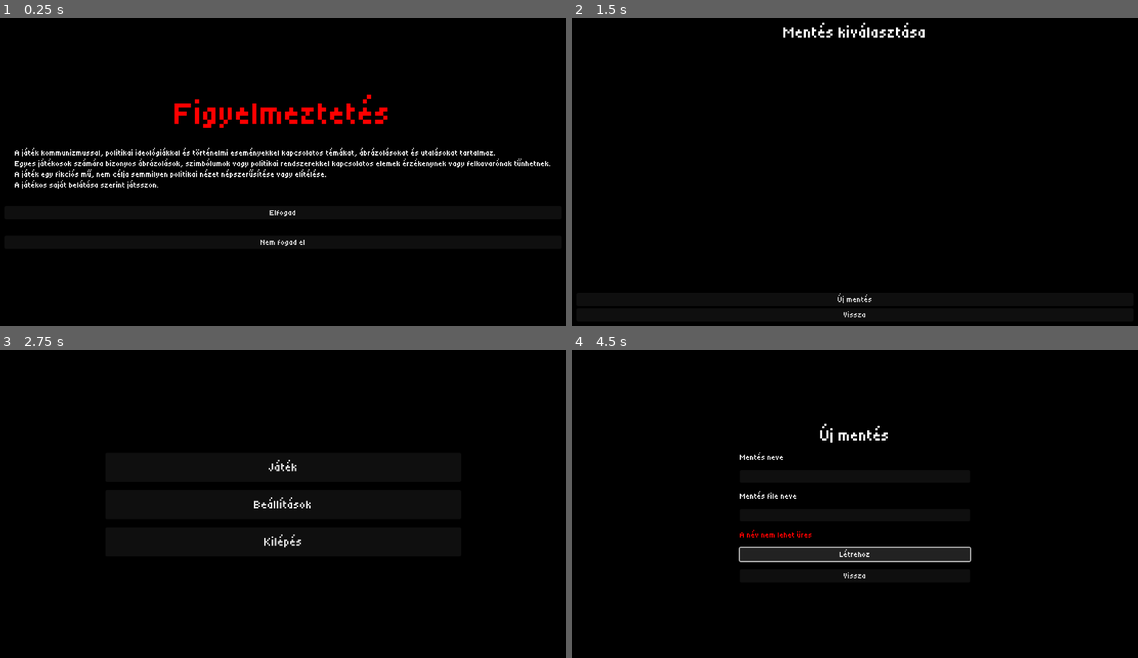
Above: before the commit, frames 1-4 (two rows, left to right).
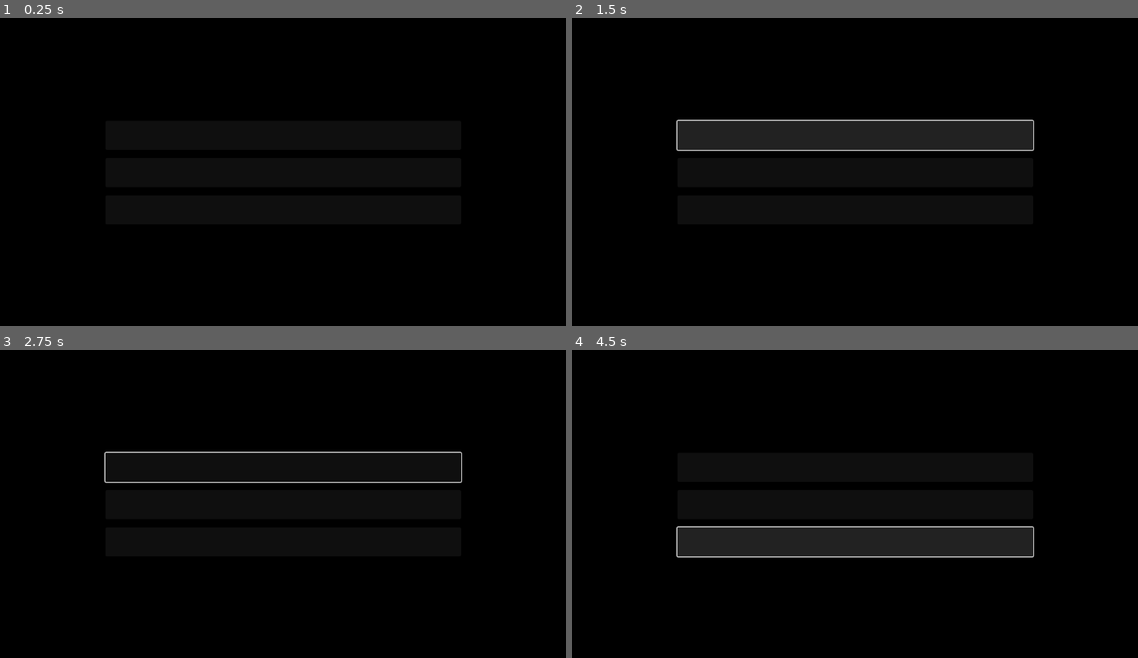
Above: after the commit, the same moments.

Repository: szsolt0/SzakGyak
Game: Godot game, scene res://scenes/menu/main_menu.tscn
Same seed, same stepped clock (60 frames per second), same inputs: the game is played once before the commit and once after it.
Inputs (mouse positions are in pixels of both pictures, inside the frame that each line leads up to):
- Up to frame 1 (0.25 s): no input
- Up to frame 2 (1.5 s): click (855, 212) at 0.5 s, where only the run before the commit has a clickable "Elfogad"; click (855, 135) at 1.25 s
- Up to frame 3 (2.75 s): click (283, 645) at 2 s, where only the run before the commit has a clickable "Vissza"
- Up to frame 4 (4.5 s): click (855, 467) at 2.75 s; click (855, 630) at 3.5 s, where only the run before the commit has a clickable "Új mentés"; click (855, 553) at 4.25 s, where only the run before the commit has a clickable "Létrehoz"

The runs differ from the first frame. In frame 1, 3.7% of the frame differs, in the area x 2-98%, y 24-75%; in frame 2, 7.0%, in the area x 18-82%, y 1-98%; in frame 3, 1.0%; in frame 4, 6.5%.
Error after the commit: Parse Error: Identifier "BgMusic" not declared in the current scope. (res://scenes/menu/main_menu.gd:19)

Commit message:
menu/hud improvements

Diff:
--- a/scenes/menu/hud.gd
+++ b/scenes/menu/hud.gd
@@ -5,8 +5,6 @@
 
 const Player := preload("res://scripts/player.gd")
 const Family := preload("res://scripts/family.gd")
-const HudEntryPlayer := preload("res://scenes/menu/hud_entry_player.gd")
-const HudEntryFamily := preload("res://scenes/menu/hud_entry_family.gd")
 
 @onready var hud := $Root
 @onready var hud_tabs := $Root/Tabs
--- a/scenes/menu/hud.tscn
+++ b/scenes/menu/hud.tscn
@@ -15,22 +15,27 @@
 
 [node name="Player" type="Button" parent="Root/Tabs"]
 layout_mode = 2
+focus_mode = 0
 text = "PLAYER"
 
 [node name="F1" type="Button" parent="Root/Tabs"]
 layout_mode = 2
+focus_mode = 0
 text = "F1"
 
 [node name="F2" type="Button" parent="Root/Tabs"]
 layout_mode = 2
+focus_mode = 0
 text = "F2"
 
 [node name="F3" type="Button" parent="Root/Tabs"]
 layout_mode = 2
+focus_mode = 0
 text = "F3"
 
 [node name="UpDown" type="Button" parent="Root/Tabs"]
 layout_mode = 2
+focus_mode = 0
 text = "^"
 
 [node name="ColorRect" type="ColorRect" parent="Root"]
--- a/scenes/menu/hud_entry_player.gd
+++ b/scenes/menu/hud_entry_player.gd
@@ -9,8 +9,8 @@
 @onready var alcohol_bar: ProgressBar = $Stats/AlcoholBar
 @onready var reputation_bar: ProgressBar = $Stats/ReputationBar
 @onready var money_bar: Label = $Stats/MoneyBar
-@onready var bread_bar: ProgressBar = $Stats/BreadBar
-@onready var vodka_bar: ProgressBar = $Stats/VodkaBar
+@onready var bread_bar: Label = $Stats/BreadBar
+@onready var vodka_bar: Label = $Stats/VodkaBar
 
 func _load_translations() -> void:
 	$Stats/HungerLabel.text = tr(&"HUD_ENTRY_HUNGER")
@@ -30,7 +30,6 @@
 
 # Hunger
 func set_hunger(val: int) -> void:
-	print("updateing hunger: ", val)
 	hunger_bar.value = val
 
 func get_hunger() -> int:
@@ -59,21 +58,21 @@
 
 # Money
 func set_money(val: int) -> void:
-	money_bar.text = String.num_int64(val) + " $"
+	money_bar.text = String.num_int64(val) + &" $"
 
 func get_money() -> int:
 	return money_bar.value as int
 
 # Bread
 func set_bread(val: int) -> void:
-	bread_bar.value = val
+	bread_bar.text = String.num_int64(val)
 
 func get_bread() -> int:
 	return bread_bar.value as int
 
 # Vodka
 func set_vodka(val: int) -> void:
-	vodka_bar.value = val
+	vodka_bar.text = String.num_int64(val)
 
 func get_vodka() -> int:
 	return vodka_bar.value as int
--- a/scenes/menu/hud_entry_player.tscn
+++ b/scenes/menu/hud_entry_player.tscn
@@ -62,7 +62,7 @@
 layout_mode = 2
 size_flags_horizontal = 3
 
-[node name="BreadBar" type="ProgressBar" parent="Stats"]
+[node name="BreadBar" type="Label" parent="Stats"]
 layout_mode = 2
 size_flags_horizontal = 3
 
@@ -70,6 +70,6 @@
 layout_mode = 2
 size_flags_horizontal = 3
 
-[node name="VodkaBar" type="ProgressBar" parent="Stats"]
+[node name="VodkaBar" type="Label" parent="Stats"]
 layout_mode = 2
 size_flags_horizontal = 3
--- a/scenes/menu/main_menu.gd
+++ b/scenes/menu/main_menu.gd
@@ -16,6 +16,8 @@
 	print("Warning will not load, cuz it was loaded at least once")
 	_load_translations()
 
+	BgMusic.play(&"background")
+
 func _on_play_pressed() -> void:
 	print("play pressed")
 	get_tree().change_scene_to_file("res://scenes/menu/save_select_menu.tscn")
